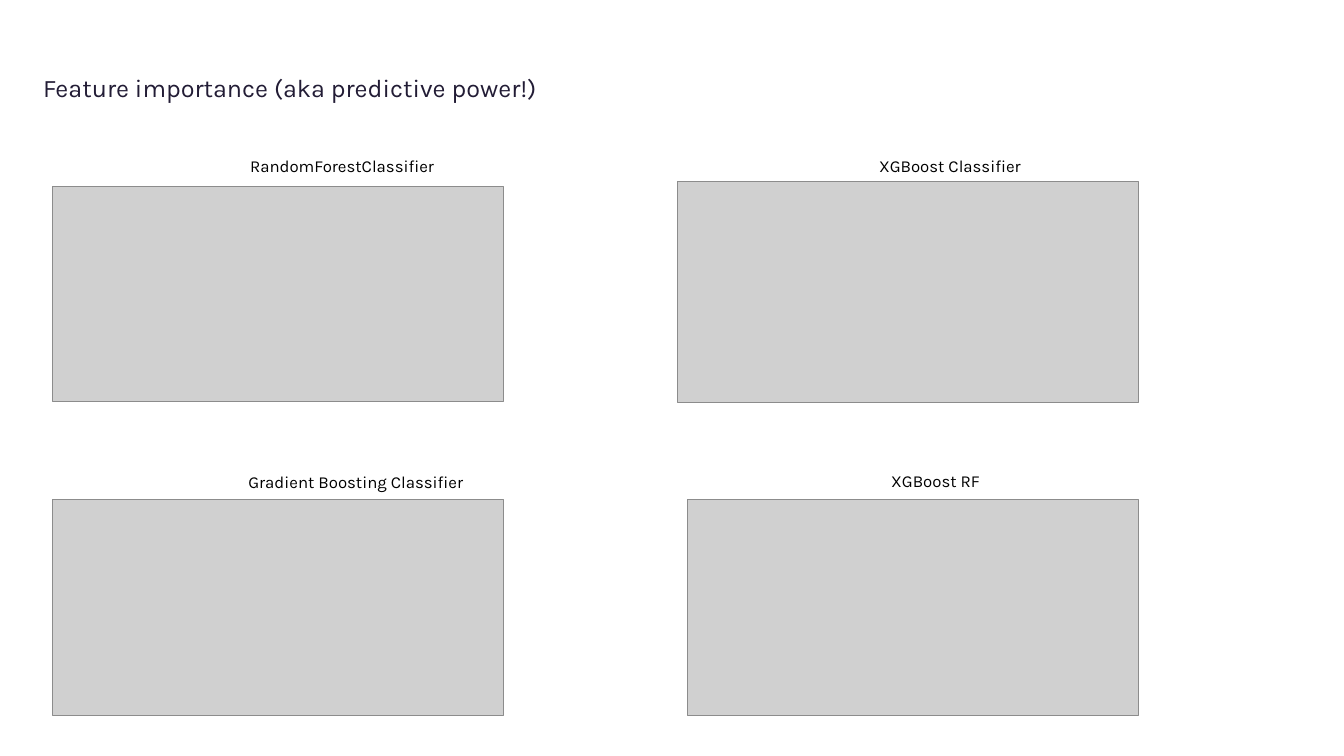
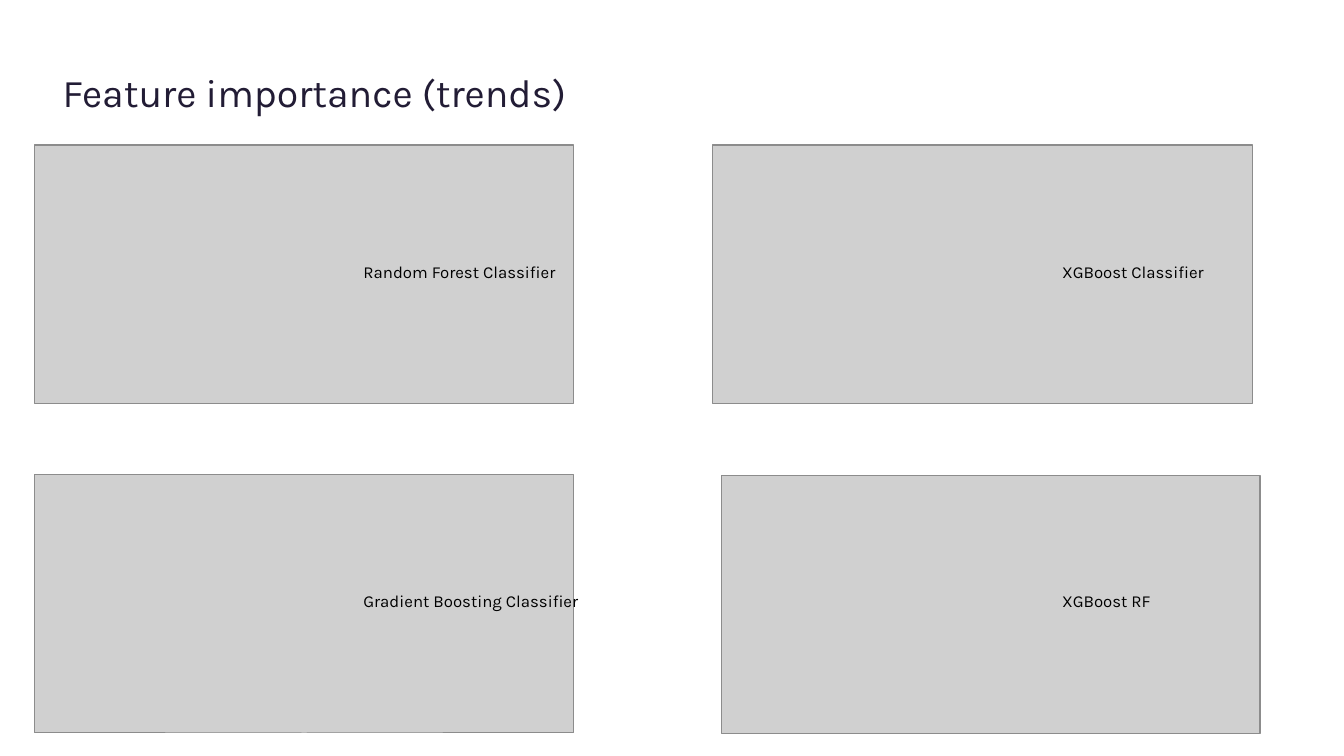
Before and after one commit to srdgaf/us_census, a slide deck: slide 11 of Census.pptx (slide 10 before the commit). Drawn at 1344x756 pixels with LibreOffice and Linux fonts; fonts in the diff are those of the drawing; grey boxes stand for pictures. Boxes give left, top, right and bottom in pixels: in the first picture for what was removed or moved away, otherwise in the second. Text is boxed around its words. In the diff, an @@ line names an element or a change of style, - is before the commit and + after.

```diff
--- a/Census.pptx
+++ b/Census.pptx
@@ text at (63, 78, 566, 117): text changed; size 18 to 28 pt @@
-Feature importance (aka predictive power!)
+Feature importance (trends)
@@ picture: place and size @@
-picture at (52, 187, 503, 402)
+picture at (34, 145, 575, 403)
@@ picture: place and size @@
-picture at (678, 181, 1138, 402)
+picture at (713, 145, 1253, 403)
@@ text removed at (250, 160, 434, 173) @@
-RandomForestClassifier
@@ text added at (363, 266, 555, 278), 12 pt, text #000000 @@
+Random Forest Classifier
@@ text "XGBoost Classifier": place and size @@
-text "XGBoost Classifier" at (879, 160, 1020, 173)
+text "XGBoost Classifier" at (1062, 266, 1203, 278)
@@ picture: place and size @@
-picture at (52, 500, 503, 716)
+picture at (34, 475, 575, 733)
@@ picture: place and size @@
-picture at (688, 500, 1138, 716)
+picture at (721, 476, 1260, 734)
@@ text "Gradient Boosting Classifier" rewrapped from (248, 476, 463, 492) to (363, 593, 578, 613) @@
@@ text "XGBoost RF": place and size @@
-text "XGBoost RF" at (891, 476, 980, 487)
+text "XGBoost RF" at (1062, 596, 1150, 607)
```
Also in this commit, not shown: 7 other slides changed, 7 slides added, 7 slides removed.
